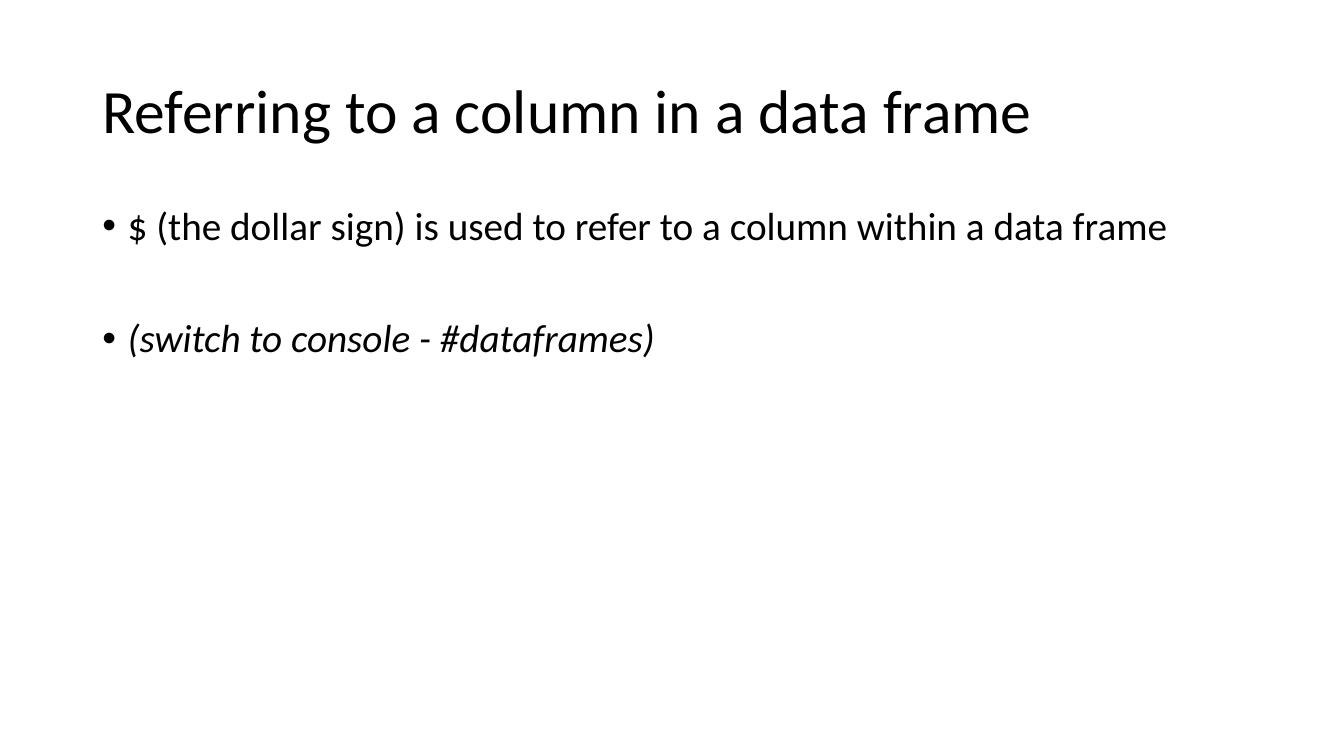
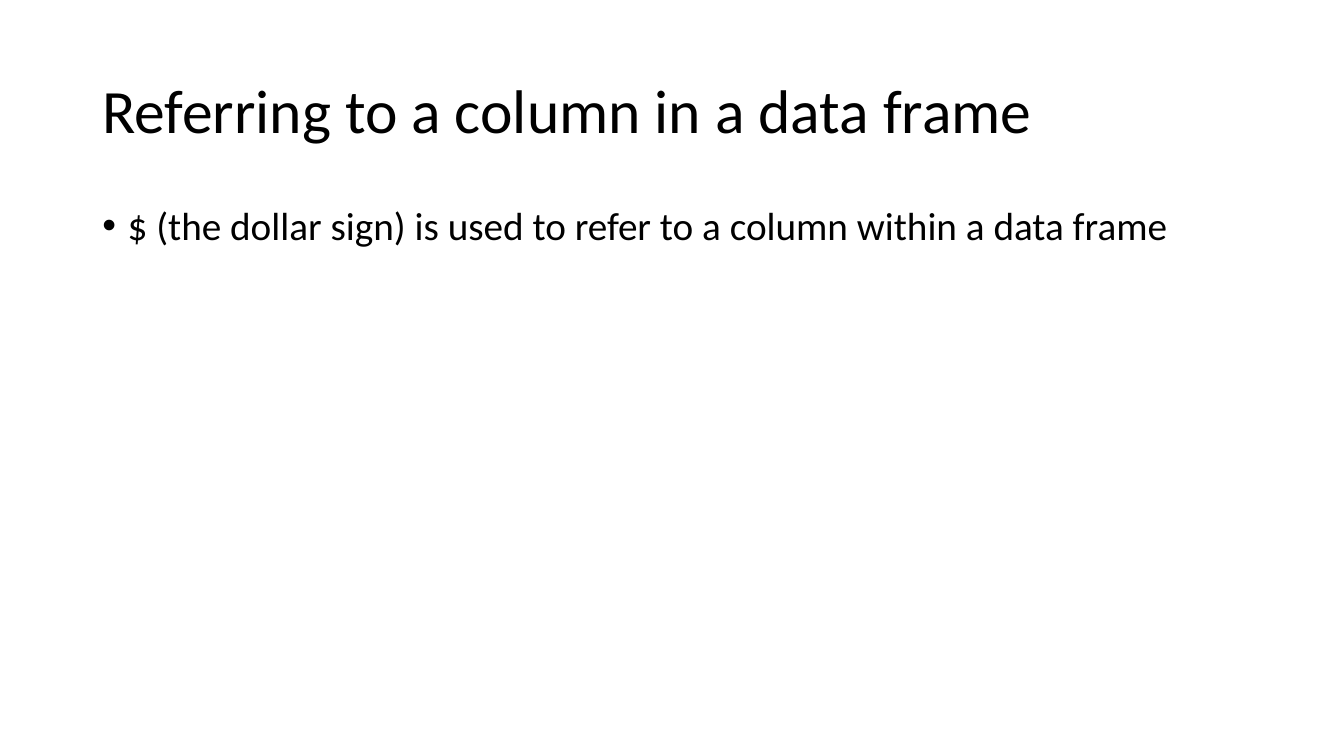
Before and after one commit to VTQuantMethodsEEB/ibrc_workshop, a slide deck: slide 7 of R_crash_course/kailing_ibrc_introR.pptx. Drawn at 1344x756 pixels with LibreOffice and Linux fonts; fonts in the diff are those of the drawing. Boxes give left, top, right and bottom in pixels: in the first picture for what was removed or moved away, otherwise in the second. Text is boxed around its words. In the diff, an @@ line names an element or a change of style, - is before the commit and + after.

```diff
--- a/R_crash_course/kailing_ibrc_introR.pptx
+++ b/R_crash_course/kailing_ibrc_introR.pptx
@@ text at box(128, 323, 655, 358): paragraph removed @@
-• (switch to console - #dataframes)
```
Also in this commit, not shown: 5 other slides changed, 1 other file.
